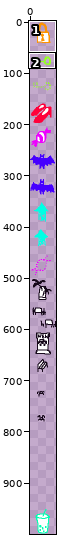
Two versions of one sprite sheet, www/items.png. The picture above shows the old version from afar; the outline marks the close-up.
Close-up. Before:
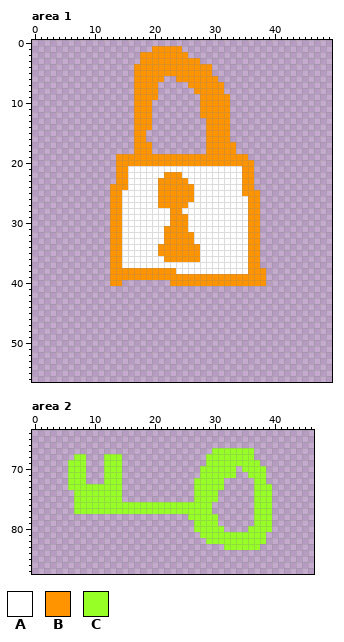
The file is 50x1000 pixels. Shown: area 1: x 0..49, y 0..56; area 2: x 0..46, y 64..87. The commit also changed other parts of the picture, which this record leaves out.
Palette (. is transparent): A #ffffff  B #ff9400  C #97ff25
Now the later version:
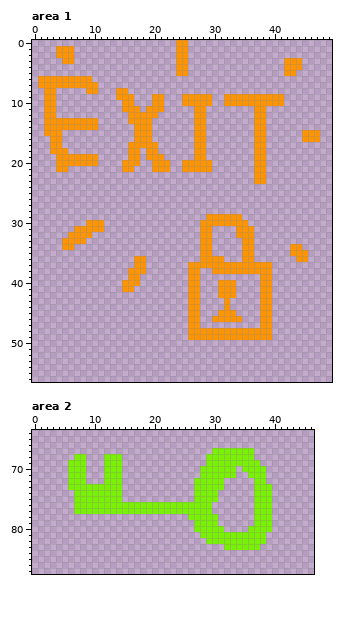
Difference:
colour C: #97ff25 -> #78f200
Area 1:
y 0: x 24..25 .. -> BB
y 1: x 4..6 ... -> BBB; x 20..23 BBBB -> ....; x 25 . -> B
y 2: x 4..6 ... -> BBB; x 18..23 BBBBBB -> ......
y 3: x 5..6 .. -> BB; x 18..23 BBBBBB -> ......; x 26..27 BB -> ..; x 42..44 ... -> BBB
y 4: x 17..23 BBBBBBB -> .......; x 26..29 BBBB -> ....; x 42..44 ... -> BBB
y 5: x 17..23 BBBBBBB -> .......; x 26..29 BBBB -> ....; x 42..43 .. -> BB
y 6: x 1..9 ......... -> BBBBBBBBB; x 17..21 BBBBB -> .....; x 24..30 BBBBBBB -> .......
y 7: x 1..10 .......... -> BBBBBBBBBB; x 17..20 BBBB -> ....; x 26..31 BBBBBB -> ......
y 8: x 2..3 .. -> BB; x 9..10 .. -> BB; x 14..15 .. -> BB; x 17..20 BBBB -> ....; x 27..31 BBBBB -> .....
y 9: x 2..3 .. -> BB; x 14..19 ...BBB -> BBB...; x 21 . -> B; x 25..27 ... -> BBB; x 30..31 BB -> ..; x 33..41 ......... -> BBBBBBBBB
y 10: x 2..3 .. -> BB; x 15..21 ..BBB.. -> BB...BB; x 25..27 ... -> BBB; x 30..31 BB -> ..; x 33..41 ......... -> BBBBBBBBB
y 11: x 2..3 .. -> BB; x 15..16 .. -> BB; x 18 B -> .; x 20..21 .. -> BB; x 27 . -> B; x 29..32 BBBB -> ....; x 37..38 .. -> BB
y 12: x 2..3 .. -> BB; x 16 . -> B; x 20 . -> B; x 27 . -> B; x 29..32 BBBB -> ....; x 37..38 .. -> BB
y 13: x 2..10 ......... -> BBBBBBBBB; x 16 . -> B; x 27..32 ..BBBB -> BB....; x 37..38 .. -> BB
y 14: x 2..10 ......... -> BBBBBBBBB; x 27..32 ..BBBB -> BB....; x 37..38 .. -> BB
y 15: x 2..4 ... -> BBB; x 19 . -> B; x 27..32 ..BBBB -> BB....; x 37..38 .. -> BB; x 45..47 ... -> BBB
y 16: x 3..4 .. -> BB; x 19 . -> B; x 27..32 ..BBBB -> BB....; x 37..38 .. -> BB; x 45..47 ... -> BBB
y 17: x 3..4 .. -> BB; x 16 . -> B; x 20 . -> B; x 27..33 ..BBBBB -> BB.....; x 37..38 .. -> BB
y 18: x 3..5 ... -> BBB; x 16 . -> B; x 18 B -> .; x 20 . -> B; x 27..33 ..BBBBB -> BB.....; x 37..38 .. -> BB
y 19: x 4..10 ....... -> BBBBBBB; x 14..15 BB -> ..; x 18 B -> .; x 22..26 BBBBB -> .....; x 29..35 BBBBBBB -> .......; x 37..38 .. -> BB
y 20: x 4..10 ....... -> BBBBBBB; x 14 B -> .; x 18..19 BB -> ..; x 23..24 BB -> ..; x 30..38 BBBBBBB.. -> .......BB
y 21: x 4..5 .. -> BB; x 14 B -> .; x 16..38 AAAAAAAAAAAAAAAAAAABB.. -> B...BBB..BBBBB.......BB
y 22: x 14..38 BBAAAAAABBBAAAAAAAAAABB.. -> .......................BB
y 23: x 14..38 BBAAAAABBBBBAAAAAAAAABB.. -> .......................BB
y 24: x 13..36 BBBAAAAABBBBBBAAAAAAAABB -> ........................
y 25: x 13..37 BBAAAAAABBBBBBAAAAAAAABBB -> .........................
y 26: x 13..37 BBAAAAAABBBBBBAAAAAAAAABB -> .........................
y 27: x 13..37 BBAAAAAABBBBBAAAAAAAAAABB -> .........................
y 28: x 13..37 BBAAAAAAAABBAAAAAAAAAAABB -> .........................
y 29: x 13..37 BBAAAAAAAABBBAAAAAAAAAABB -> ................BBBBBB...
y 30: x 9..11 ... -> BBB; x 13..37 BBAAAAAAAABBBAAAAAAAAAABB -> ...............BBBBBBBB..
y 31: x 7..11 ..... -> BBBBB; x 13..35 BBAAAAAAABBBBAAAAAAAAAA -> ...............BB....BB; x 37 B -> .
y 32: x 6..9 .... -> BBBB; x 13..35 BBAAAAAAABBBBBAAAAAAAAA -> ...............BB....BB; x 37 B -> .
y 33: x 5..8 .... -> BBBB; x 13..35 BBAAAAAAABBBBBAAAAAAAAA -> ...............BB.....B; x 37 B -> .
y 34: x 5..6 .. -> BB; x 13..35 BBAAAAAABBBBBBBAAAAAAAA -> ...............BB.....B; x 37 B -> .; x 43..44 .. -> BB
y 35: x 13..35 BBAAAAAABBBBBBBAAAAAAAA -> ...............BB.....B; x 37 B -> .; x 43..45 ... -> BBB
y 36: x 13..35 BBAAAAAAABBBBBBAAAAAAAA -> ....BB.........BBBB...B; x 37 B -> .; x 44..45 .. -> BB
y 37: x 13..35 BBAAAAAAAAAAAAAAAAAAAAA -> ....BB.......BBBBBBBBBB; x 38..39 .. -> BB
y 38: x 13..15 BBB -> ...; x 19..35 BBBBBAAAAAAAAAAAA -> .......BB..BBBBBB; x 39 . -> B
y 39: x 13..15 BBB -> ...; x 18..25 BBBBBBBB -> ........; x 28..37 BBBBBBBBBB -> ..........; x 39 . -> B
y 40: x 13..17 BB... -> ..BBB; x 23..25 BBB -> ...; x 28..30 BBB -> ...; x 34..37 BBBB -> ....; x 39 . -> B
y 41: x 15..16 .. -> BB; x 26..27 .. -> BB; x 31..33 ... -> BBB; x 38..39 .. -> BB
y 42: x 26..27 .. -> BB; x 31..33 ... -> BBB; x 38..39 .. -> BB
y 43..44: x 26..27 .. -> BB; x 32 . -> B; x 38..39 .. -> BB
y 45: x 26..27 .. -> BB; x 31..33 ... -> BBB; x 38..39 .. -> BB
y 46: x 26..27 .. -> BB; x 30..34 ..... -> BBBBB; x 38..39 .. -> BB
y 47: x 26..27 .. -> BB; x 38..39 .. -> BB
y 48..49: x 26..39 .............. -> BBBBBBBBBBBBBB
Where, in picture pixels (left, top, right, bottom), the same in both close-ups:
changed: (38, 40, 320, 340)
changed: (68, 448, 272, 550)
